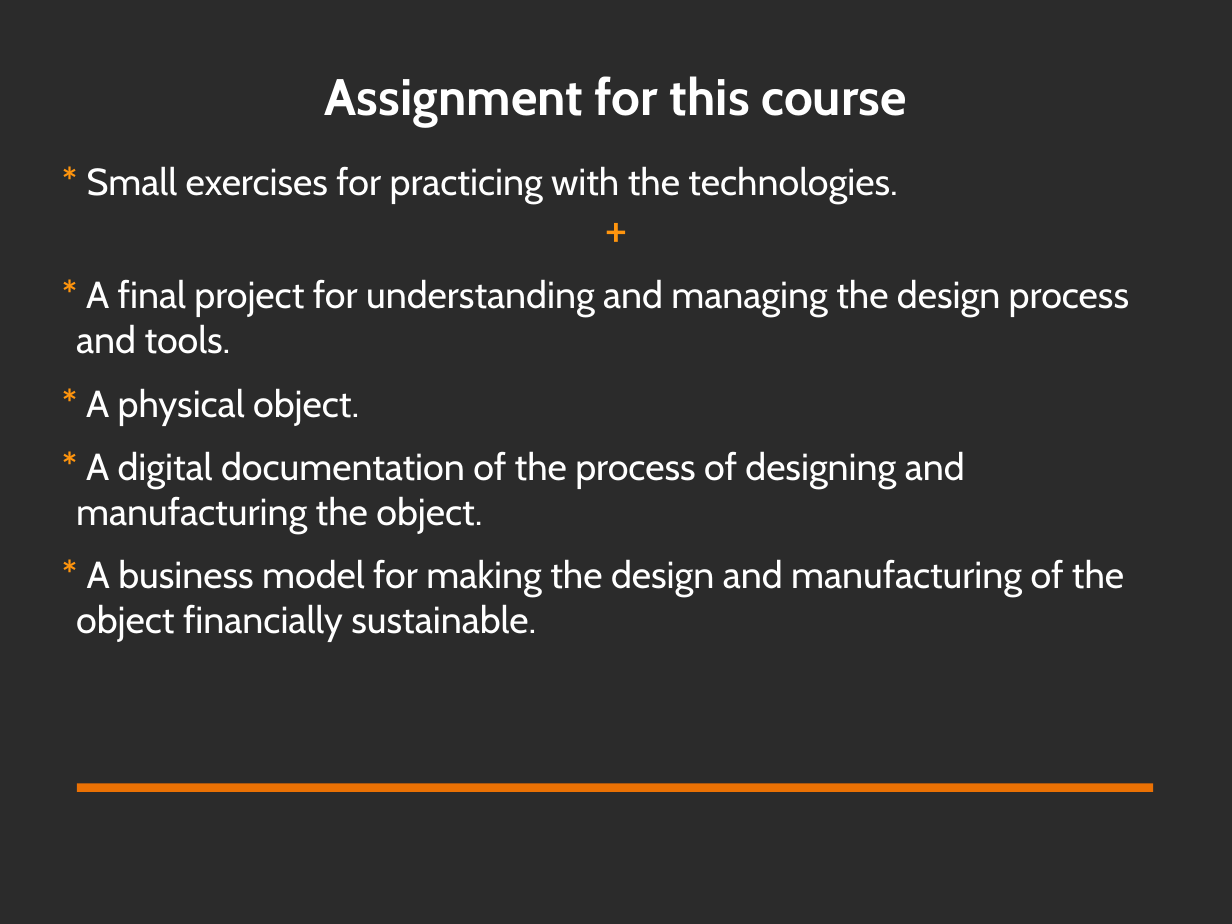
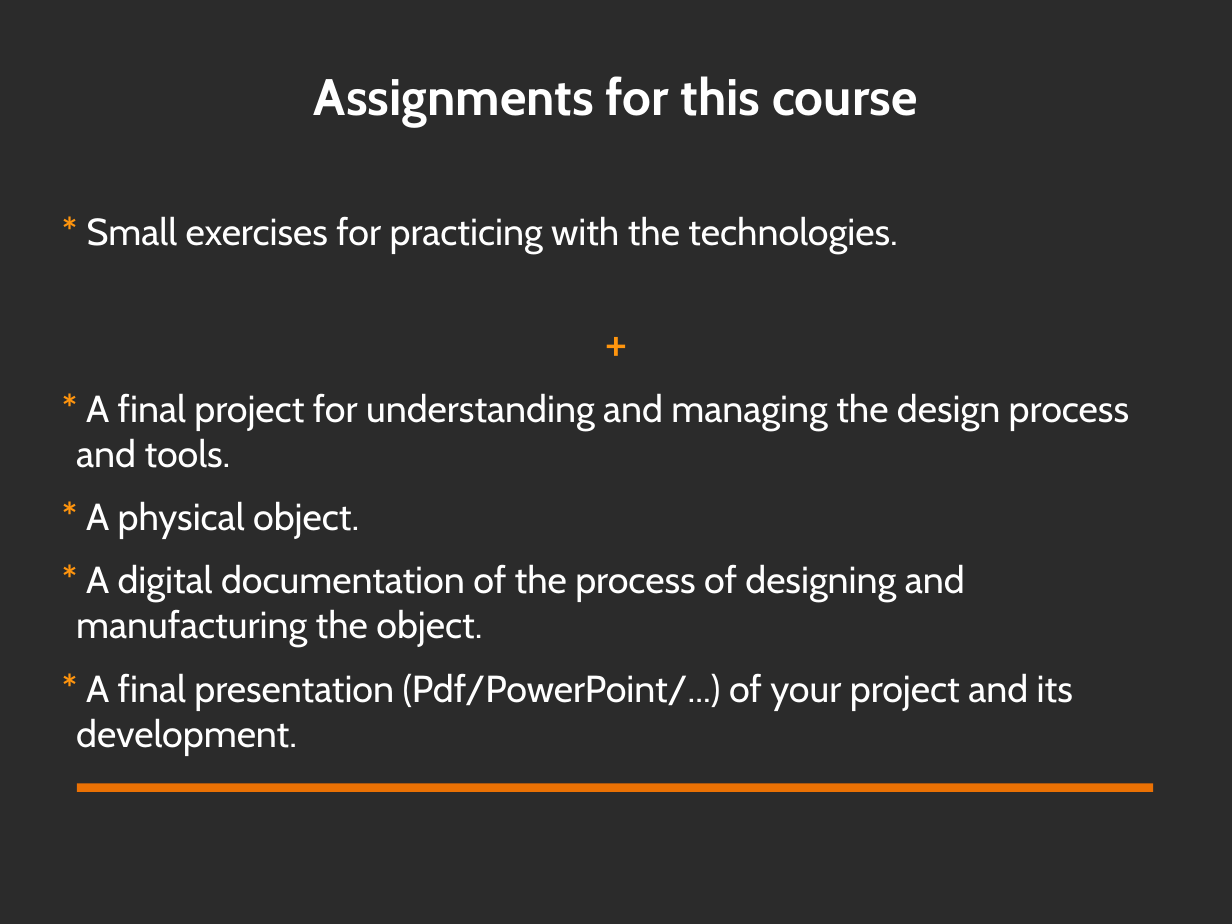
Before and after one commit to DigitalFabricationStudio/Slides, a slide deck: slide 10 of libreoffice/DigitalFabricationStudio.00__Introduction.odp. Drawn at 1232x924 pixels with LibreOffice and Linux fonts; fonts in the diff are those of the drawing; background and template pictures are left out; a plain dark background stands for a picture behind light text. Boxes give left, top, right and bottom in pixels: in the first picture for what was removed or moved away, otherwise in the second. Text is boxed around its words. In the diff, an @@ line names an element or a change of style, - is before the commit and + after.

Commit message:
Updating course structure and deleting pdfs...

```diff
--- a/libreoffice/DigitalFabricationStudio.00__Introduction.odp
+++ b/libreoffice/DigitalFabricationStudio.00__Introduction.odp
@@ title at bbox=[314, 76, 918, 126]: text changed @@
-Assignment for this course
+Assignments for this course
@@ text at bbox=[76, 673, 1073, 756]: text changed @@
-* A business model for making the design and manufacturing of the object financially sustainable.
+* A final presentation (Pdf/PowerPoint/...) of your project and its development.
```
Also in this commit, not shown: 7 other slides changed, 3 slides added, 2 slides removed, 12 other files.
